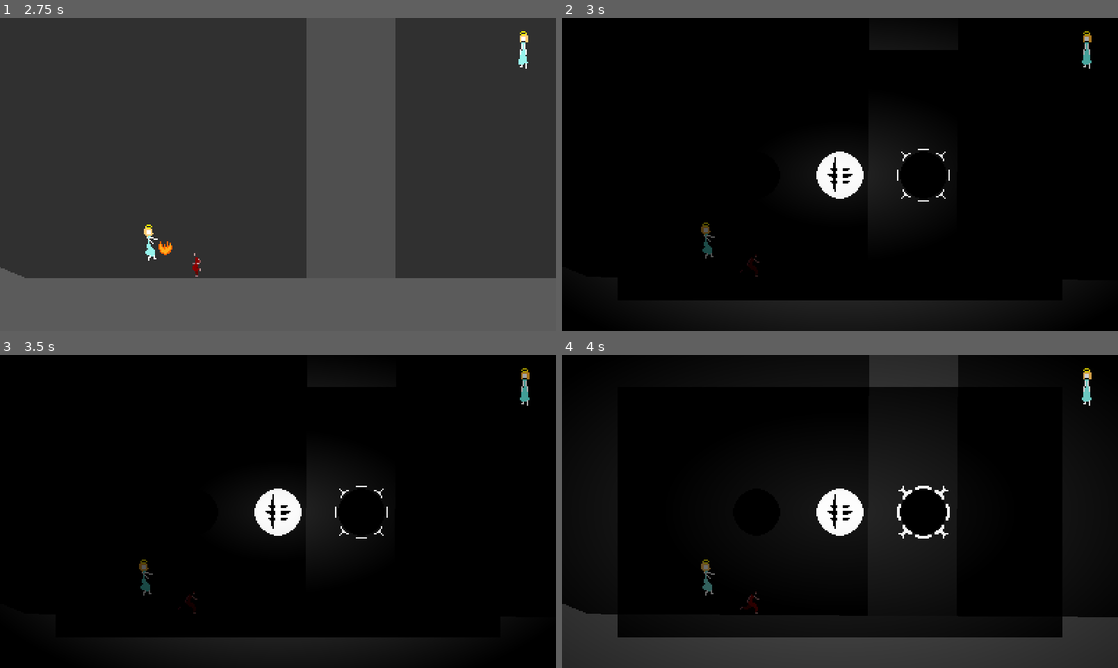
Above: before the commit, frames 1-4 (two rows, left to right).
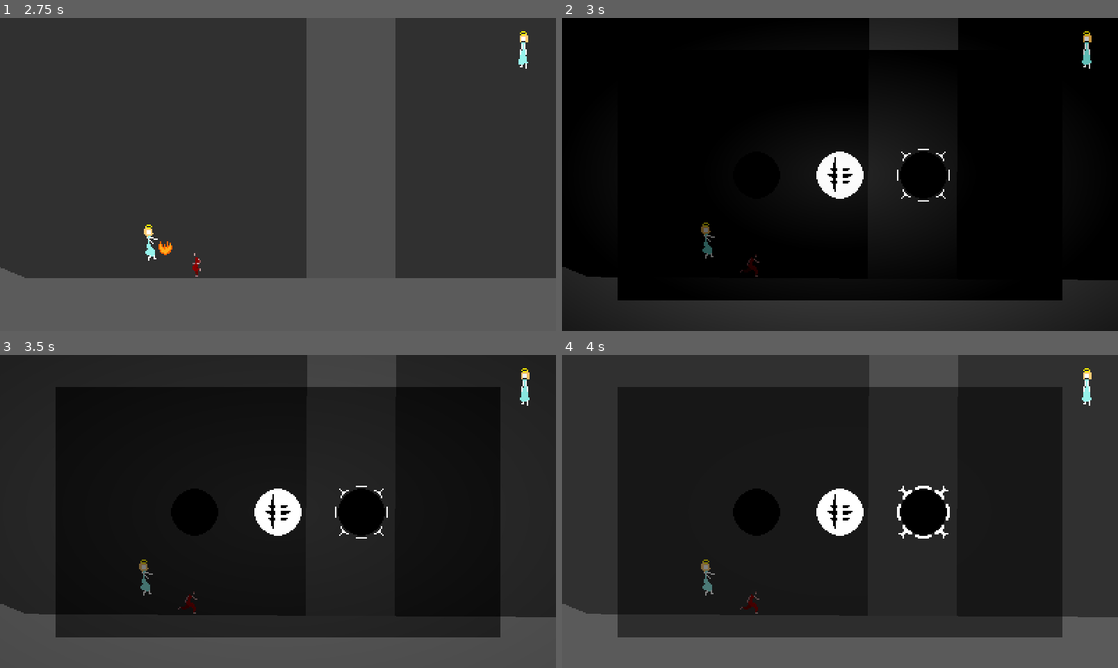
Above: after the commit, the same moments.

Repository: Lilith-In-Starlight/obsidian-glow
Game: Godot game, scene res://Areas/Field/FieldSubway.tscn
Same seed, same stepped clock (60 frames per second), same inputs: the game is played once before the commit and once after it. This scene is started directly instead of the project's main scene.
Inputs:
- Up to frame 1 (2.75 s): tap Enter at 0.5 s; hold Right 0.53-2.03 s; tap Z at 0.6 s; tap Up at 0.77, 1.52 s; tap X at 1.35 s; hold Left from 2.03 s (still down); tap C at 2.1 s
- Up to frame 2 (3 s): keep holding Left; tap I at 2.85 s
- Up to frame 3 (3.5 s): keep holding Left; tap Up at 3.02 s
- Up to frame 4 (4 s): keep holding Left; tap Z at 3.6 s; tap Up at 3.77 s

Frame 1 is identical in both runs. In frame 2, 4.7% of the frame differs, in the area x 0-100%, y 4-100%; in frame 3, 49%, in the area x 0-100%, y 0-100%; in frame 4, 44%.

Commit message:
Implemented a death animation

Diff:
--- a/Autoload/Persistent.gd
+++ b/Autoload/Persistent.gd
@@ -72,6 +72,7 @@
 
 
 func save():
+	loaded_scene = get_tree().current_scene.filename
 	Savefile.set_value("player", "current_scene", get_tree().current_scene.filename)
 	Savefile.set_value("player", "position", player_pos)
 
--- a/HUD/HUD.gd
+++ b/HUD/HUD.gd
@@ -48,17 +48,25 @@
 		new_notch.name = "Notch" + str(i)
 
 func _process(delta):
+	var aa = Attacked.get_material().get_shader_param("rest")
 	attacked_vignette = move_toward(attacked_vignette, 0.0, 0.01)
-	var aa = Attacked.get_material().get_shader_param("rest")
+	if Player.health > 0:
+		if Player.health > 1:
+			attacked_vignette = move_toward(attacked_vignette, 0.0, 0.01)
+		else:
+			attacked_vignette = move_toward(attacked_vignette, 0.5, 0.01)
+		match Persistent.player_cutscene:
+			"leave_l", "leave_r":
+				CutsceneFade.modulate.a = move_toward(CutsceneFade.modulate.a, 1.0, 0.05)
+			"train":
+				CutsceneFade.modulate.a = move_toward(CutsceneFade.modulate.a, 1.0, 0.005)
+			_:
+				CutsceneFade.modulate.a = move_toward(CutsceneFade.modulate.a, 0.0, 0.05)
+	else:
+		attacked_vignette = move_toward(attacked_vignette, 1.0, 0.01)
+		CutsceneFade.modulate.a = move_toward(CutsceneFade.modulate.a, 1.0, 0.005)
+
 	Attacked.get_material().set_shader_param("rest", lerp(aa, attacked_vignette, 0.1))
-	match Persistent.player_cutscene:
-		"leave_l", "leave_r":
-			CutsceneFade.modulate.a = move_toward(CutsceneFade.modulate.a, 1.0, 0.05)
-		"train":
-			CutsceneFade.modulate.a = move_toward(CutsceneFade.modulate.a, 1.0, 0.005)
-		_:
-			CutsceneFade.modulate.a = move_toward(CutsceneFade.modulate.a, 0.0, 0.05)
-
 	match c_menu:
 		MENUS.NONE:
 			Abilities.visible = false
@@ -127,4 +135,4 @@
 
 func health_changed(change):
 	if change < 0:
-		attacked_vignette = 0.7 + 0.2*abs(change)
+		attacked_vignette = 0.5 + 0.2*abs(change)
--- a/Neptune.gd
+++ b/Neptune.gd
@@ -71,6 +71,9 @@
 var trauma := 0.0
 var noise := OpenSimplexNoise.new()
 var time := 0.0
+
+var invulnerable := false
+var IvulnerableTimer := Timer.new()
 
 func _ready():
 	Persistent.WEnv.environment = Persistent.Env
@@ -97,6 +100,10 @@
 	ReAttackTimer.wait_time = 0.08
 	ReAttackTimer.one_shot = true
 	ReAttackTimer.connect("timeout", self, "attack_again")
+	add_child(IvulnerableTimer)
+	IvulnerableTimer.wait_time =  0.2
+	IvulnerableTimer.one_shot = true
+	IvulnerableTimer.connect("timeout", self, "vulnerable_again")
 
 func _process(delta):
 	Cam.rotating = true
@@ -169,200 +176,206 @@
 
 
 func _physics_process(delta):
-	DashParticle.visible = current_state == STATES.DASH
-
-	if current_state != STATES.DASH:
-		DashParticle.animation = "default"
-
-	# The hitbox only matters if the player is attacking
-	Hitbox.monitoring = swording
-	Hitbox.monitorable = swording
-	match sword_dir:
-		"r":
-			Hitbox.rotation = 0
-			$AnimatedSprite.rotation = 0
-			$AnimatedSprite.scale.x = 1
-		"l":
-			Hitbox.rotation = -PI
-			$AnimatedSprite.rotation = 0
-			$AnimatedSprite.scale.x = -1
-		"u":
-			Hitbox.rotation = -PI/2
-			$AnimatedSprite.scale.x = 1
-			$AnimatedSprite.rotation = -PI/2
-		"d":
-			Hitbox.rotation = PI/2
-			$AnimatedSprite.scale.x = 1
-			$AnimatedSprite.rotation = PI/2
-
-	match current_state:
-		STATES.GROUND:
-			current_air_dash = 0
-			# Controls the walking
-			if move_left and not move_right:
-				if walk:
-					speed.x = move_toward(speed.x, -MAX_WALK, WALK_ACCEL * delta*60)
-				else:
-					speed.x = move_toward(speed.x, -MAX_WALK_RUN, WALK_ACCEL * delta*60)
-			elif move_right and not move_left:
-				if walk:
-					speed.x = move_toward(speed.x, MAX_WALK, WALK_ACCEL * delta*60)
-				else:
-					speed.x = move_toward(speed.x, MAX_WALK_RUN, WALK_ACCEL * delta*60)
-			else:
-				speed.x = move_toward(speed.x, 0.0, WALK_ACCEL * delta*60)
-
-			# If the player isn't on the ground, make the state change
-			if not is_on_floor():
-				current_state = STATES.AIR
-			else:
-				speed.y = 60
-				# This makes it so that if the player suddenly walks off
-				# The ground, the falling feels natural
-
-			# Jump
-			if jump_press:
-				speed.y = JUMP_FORCE
-				current_state = STATES.AIR
-
-			# Directions for the sprites
-			if speed.x > 0:
-				direction = "_r"
-			elif speed.x < 0:
-				direction = "_l"
-
-			# Ground Animations
-			if not swording:
-				if abs(speed.x) > 0 and abs(speed.x) < 110:
-					play("walk" + direction)
-				elif abs(speed.x) >= 110:
-					play("run" + direction)
-				else:
-					play("idle" + direction)
-			else:
-				play("attack" + direction)
-
-			# Dashing
-			if dash_press and can_dash and not dash_echo and current_air_dash < air_dashes:
-				current_state = STATES.DASH
-				current_air_dash += 1
-				DashTimer.start()
-
-			# Attacking
-			if attack_press and can_attack and not attack_echo:
-				swording = true
-				can_attack = false
-				AttackTimer.start()
-				$AnimatedSprite.frame = 0
-
-			# Sword dirs
-			if move_up:
-				sword_dir = "u"
-			elif move_left:
-				sword_dir = "l"
-			elif move_right:
-				sword_dir = "r"
-			else:
-				sword_dir = direction.replace("_", "")
-				# If the player isn't pressing any direction key,
-				# they should attack to where they are looking
-		STATES.AIR:
-			# Horizontal movement
-			if move_left and not move_right:
-				if walk:
-					speed.x = move_toward(speed.x, -MAX_AIRSPEED, WALK_ACCEL * 1.1 * delta*60)
-				else:
-					speed.x = move_toward(speed.x, -MAX_AIRSPEED_RUN, WALK_ACCEL * 1.1 * delta*60)
-			elif move_right and not move_left:
-				if walk:
-					speed.x = move_toward(speed.x, MAX_AIRSPEED, WALK_ACCEL * 1.1 * delta*60)
-				else:
-					speed.x = move_toward(speed.x, MAX_AIRSPEED_RUN, WALK_ACCEL * 1.1 * delta*60)
-			else:
-				speed.x = move_toward(speed.x, 0.0, WALK_ACCEL * 0.8 * delta*60)
-
-			# Change to ground state
-			if is_on_floor() and speed.y > -60:
-				current_state = STATES.GROUND
-
-			# Animations
-			if speed.y < 0:
-				play("jump" + direction)
-			else:
-				play("fall" + direction)
-
-			# Falling
-			speed.y += gravity * delta*60
-
-			# Dash
-			if dash_press and can_dash and not dash_echo and current_air_dash < air_dashes:
-				current_air_dash += 1
-				current_state = STATES.DASH
-				DashTimer.start()
-
-			# Attack
-			if attack_press and can_attack and not attack_echo:
-				swording = true
-				can_attack = false
-				AttackTimer.start()
-				$AnimatedSprite.frame = 0
-
-			# Sword dirs
-			if move_up:
-				sword_dir = "u"
-			elif move_down:
-				sword_dir = "d"
-			elif move_left:
-				sword_dir = "l"
-			elif move_right:
-				sword_dir = "r"
-			else:
-				sword_dir = direction.replace("_", "")
-				# If the player isn't pressing any direction key,
-				# they should attack to where they are looking
-
-		STATES.DASH:
-			# If the player is dashing, they can't dash until dash is over
-			can_dash = false
-			# The player dashes to wherever they are looking, unless they
-			# press a key opposite to where they're loking
-			# in that case, they spin
-			if direction == "_l":
-				if move_right or press_opposite:
-					speed.x = move_toward(speed.x, MAX_WALK*3.0, 10 * delta*60)
-					speed.y = move_toward(speed.y, -20, 20 * delta*60)
-					press_opposite = true
-					play("spin_l")
-					attack_play(1)
-				else:
-					speed.x = -MAX_WALK*5.0
-					speed.y = move_toward(speed.y, 0, 20 * delta*60)
-					play("dash_l")
-					attack_play(0)
-			else:
-				if move_left or press_opposite:
-					speed.x = move_toward(speed.x, -MAX_WALK*3.0, 10 * delta*60)
-					speed.y = move_toward(speed.y, -20, 20 * delta*60)
-					press_opposite = true
-					play("spin_r")
-					attack_play(1)
-				else:
-					speed.x = MAX_WALK*5.0
-					speed.y = move_toward(speed.y, 0, 20 * delta*60)
-					play("dash_r")
-					attack_play(0)
-
-	# Limit the speed
-	if speed.length() > MAX_SPEED:
-		speed = speed.normalized()*MAX_SPEED
-
-	# Move the player according to speed and knockback. Must be done separately
-	# because we don't want the actual speed to be influenced by
-	# the knockback speed
-	speed = move_and_slide_with_snap(speed, Vector2.DOWN, Vector2.UP, true)
-	move_and_slide_with_snap(knockback, Vector2.DOWN, Vector2.UP, true)
-	knockback *= 0.5 # Knockback speed is reduced by half every frame
-
+
+	if health > 0:
+		$DeathParticles.emitting = false
+		DashParticle.visible = current_state == STATES.DASH
+
+		if current_state != STATES.DASH:
+			DashParticle.animation = "default"
+
+		# The hitbox only matters if the player is attacking
+		Hitbox.monitoring = swording
+		Hitbox.monitorable = swording
+		match sword_dir:
+			"r":
+				Hitbox.rotation = 0
+				$AnimatedSprite.rotation = 0
+				$AnimatedSprite.scale.x = 1
+			"l":
+				Hitbox.rotation = -PI
+				$AnimatedSprite.rotation = 0
+				$AnimatedSprite.scale.x = -1
+			"u":
+				Hitbox.rotation = -PI/2
+				$AnimatedSprite.scale.x = 1
+				$AnimatedSprite.rotation = -PI/2
+			"d":
+				Hitbox.rotation = PI/2
+				$AnimatedSprite.scale.x = 1
+				$AnimatedSprite.rotation = PI/2
+
+		match current_state:
+			STATES.GROUND:
+				current_air_dash = 0
+				# Controls the walking
+				if move_left and not move_right:
+					if walk:
+						speed.x = move_toward(speed.x, -MAX_WALK, WALK_ACCEL * delta*60)
+					else:
+						speed.x = move_toward(speed.x, -MAX_WALK_RUN, WALK_ACCEL * delta*60)
+				elif move_right and not move_left:
+					if walk:
+						speed.x = move_toward(speed.x, MAX_WALK, WALK_ACCEL * delta*60)
+					else:
+						speed.x = move_toward(speed.x, MAX_WALK_RUN, WALK_ACCEL * delta*60)
+				else:
+					speed.x = move_toward(speed.x, 0.0, WALK_ACCEL * delta*60)
+
+				# If the player isn't on the ground, make the state change
+				if not is_on_floor():
+					current_state = STATES.AIR
+				else:
+					speed.y = 60
+					# This makes it so that if the player suddenly walks off
+					# The ground, the falling feels natural
+
+				# Jump
+				if jump_press:
+					speed.y = JUMP_FORCE
+					current_state = STATES.AIR
+
+				# Directions for the sprites
+				if speed.x > 0:
+					direction = "_r"
+				elif speed.x < 0:
+					direction = "_l"
+
+				# Ground Animations
+				if not swording:
+					if abs(speed.x) > 0 and abs(speed.x) < 110:
+						play("walk" + direction)
+					elif abs(speed.x) >= 110:
+						play("run" + direction)
+					else:
+						play("idle" + direction)
+				else:
+					play("attack" + direction)
+
+				# Dashing
+				if dash_press and can_dash and not dash_echo and current_air_dash < air_dashes:
+					current_state = STATES.DASH
+					current_air_dash += 1
+					DashTimer.start()
+
+				# Attacking
+				if attack_press and can_attack and not attack_echo:
+					swording = true
+					can_attack = false
+					AttackTimer.start()
+					$AnimatedSprite.frame = 0
+
+				# Sword dirs
+				if move_up:
+					sword_dir = "u"
+				elif move_left:
+					sword_dir = "l"
+				elif move_right:
+					sword_dir = "r"
+				else:
+					sword_dir = direction.replace("_", "")
+					# If the player isn't pressing any direction key,
+					# they should attack to where they are looking
+			STATES.AIR:
+				# Horizontal movement
+				if move_left and not move_right:
+					if walk:
+						speed.x = move_toward(speed.x, -MAX_AIRSPEED, WALK_ACCEL * 1.1 * delta*60)
+					else:
+						speed.x = move_toward(speed.x, -MAX_AIRSPEED_RUN, WALK_ACCEL * 1.1 * delta*60)
+				elif move_right and not move_left:
+					if walk:
+						speed.x = move_toward(speed.x, MAX_AIRSPEED, WALK_ACCEL * 1.1 * delta*60)
+					else:
+						speed.x = move_toward(speed.x, MAX_AIRSPEED_RUN, WALK_ACCEL * 1.1 * delta*60)
+				else:
+					speed.x = move_toward(speed.x, 0.0, WALK_ACCEL * 0.8 * delta*60)
+
+				# Change to ground state
+				if is_on_floor() and speed.y > -60:
+					current_state = STATES.GROUND
+
+				# Animations
+				if speed.y < 0:
+					play("jump" + direction)
+				else:
+					play("fall" + direction)
+
+				# Falling
+				speed.y += gravity * delta*60
+
+				# Dash
+				if dash_press and can_dash and not dash_echo and current_air_dash < air_dashes:
+					current_air_dash += 1
+					current_state = STATES.DASH
+					DashTimer.start()
+
+				# Attack
+				if attack_press and can_attack and not attack_echo:
+					swording = true
+					can_attack = false
+					AttackTimer.start()
+					$AnimatedSprite.frame = 0
+
+				# Sword dirs
+				if move_up:
+					sword_dir = "u"
+				elif move_down:
+					sword_dir = "d"
+				elif move_left:
+					sword_dir = "l"
+				elif move_right:
+					sword_dir = "r"
+				else:
+					sword_dir = direction.replace("_", "")
+					# If the player isn't pressing any direction key,
+					# they should attack to where they are looking
+
+			STATES.DASH:
+				# If the player is dashing, they can't dash until dash is over
+				can_dash = false
+				# The player dashes to wherever they are looking, unless they
+				# press a key opposite to where they're loking
+				# in that case, they spin
+				if direction == "_l":
+					if move_right or press_opposite:
+						speed.x = move_toward(speed.x, MAX_WALK*3.0, 10 * delta*60)
+						speed.y = move_toward(speed.y, -20, 20 * delta*60)
+						press_opposite = true
+						play("spin_l")
+						attack_play(1)
+					else:
+						speed.x = -MAX_WALK*5.0
+						speed.y = move_toward(speed.y, 0, 20 * delta*60)
+						play("dash_l")
+						attack_play(0)
+				else:
+					if move_left or press_opposite:
+						speed.x = move_toward(speed.x, -MAX_WALK*3.0, 10 * delta*60)
+						speed.y = move_toward(speed.y, -20, 20 * delta*60)
+						press_opposite = true
+						play("spin_r")
+						attack_play(1)
+					else:
+						speed.x = MAX_WALK*5.0
+						speed.y = move_toward(speed.y, 0, 20 * delta*60)
+						play("dash_r")
+						attack_play(0)
+
+		# Limit the speed
+		if speed.length() > MAX_SPEED:
+			speed = speed.normalized()*MAX_SPEED
+
+		# Move the player according to speed and knockback. Must be done separately
+		# because we don't want the actual speed to be influenced by
+		# the knockback speed
+		speed = move_and_slide_with_snap(speed, Vector2.DOWN, Vector2.UP, true)
+		move_and_slide_with_snap(knockback, Vector2.DOWN, Vector2.UP, true)
+		knockback *= 0.5 # Knockback speed is reduced by half every frame
+	else:
+		play("death")
+		Persistent.entered_from = Persistent.loaded_scene.replace("res://Areas/", "").replace(".tscn", "")
+		Persistent.next_scene = load(Persistent.loaded_scene)
 	# Used to check whether the player is holding these keys
 	dash_echo = dash_press
 	attack_echo = attack_press
@@ -419,6 +432,10 @@
 		ReDashTimer.start()
 	if Animations.animation == "enter_door":
 		emit_signal("door_entered")
+	if Animations.animation == "death":
+		$DeathParticles.emitting = false
+		Persistent.SChangeTimer.start()
+		Persistent.first_load =  true
 
 # When the player is commanded to enter a door
 func enter_door(x):
@@ -435,15 +452,26 @@
 
 # When the player is attacked
 func attacked(d, p, s):
-	speed = (position-p).normalized()*200 + s*0.5
-	health -= d
-	emit_signal("health_change", -d)
-	Engine.time_scale = 0.05
-	shake = 0.3 * d
+	if not invulnerable:
+		speed = (position-p).normalized()*200 + s*0.5
+		health -= d
+		emit_signal("health_change", -d)
+		Engine.time_scale = 0.05
+		shake = 0.3 * d
+		invulnerable = true
+		IvulnerableTimer.start()
+		$DeathParticles.emitting = true
 
 func env_hurt():
-	position = last_safe_pos
-	health -= 1
-	emit_signal("health_change", -1)
-	Engine.time_scale = 0.05
-	shake = 0.3
+	if not invulnerable:
+		position = last_safe_pos
+		health -= 1
+		emit_signal("health_change", -1)
+		Engine.time_scale = 0.05
+		shake = 0.3
+		invulnerable = true
+		IvulnerableTimer.start()
+		$DeathParticles.emitting = true
+
+func vulnerable_again():
+	invulnerable = false
--- a/Neptune.tscn
+++ b/Neptune.tscn
@@ -13,6 +13,8 @@
 [ext_resource path="res://Sprites/Neptune/RunR.png" type="Texture" id=11]
 [ext_resource path="res://Sprites/Neptune/RunL.png" type="Texture" id=12]
 [ext_resource path="res://Sprites/Neptune/SubwayClose.png" type="Texture" id=13]
+[ext_resource path="res://Sprites/Neptune/Die.png" type="Texture" id=14]
+[ext_resource path="res://Sprites/Particles/TimeShade.png" type="Texture" id=15]
 
 [sub_resource type="RectangleShape2D" id=1]
 extents = Vector2( 4, 9 )
@@ -429,6 +431,86 @@
 atlas = ExtResource( 2 )
 region = Rect2( 56, 20, 7, 20 )
 
+[sub_resource type="AtlasTexture" id=136]
+atlas = ExtResource( 14 )
+region = Rect2( 0, 0, 25, 29 )
+
+[sub_resource type="AtlasTexture" id=137]
+atlas = ExtResource( 14 )
+region = Rect2( 25, 0, 25, 29 )
+
+[sub_resource type="AtlasTexture" id=138]
+atlas = ExtResource( 14 )
+region = Rect2( 50, 0, 25, 29 )
+
+[sub_resource type="AtlasTexture" id=139]
+atlas = ExtResource( 14 )
+region = Rect2( 75, 0, 25, 29 )
+
+[sub_resource type="AtlasTexture" id=140]
+atlas = ExtResource( 14 )
+region = Rect2( 100, 0, 25, 29 )
+
+[sub_resource type="AtlasTexture" id=141]
+atlas = ExtResource( 14 )
+region = Rect2( 125, 0, 25, 29 )
+
+[sub_resource type="AtlasTexture" id=142]
+atlas = ExtResource( 14 )
+region = Rect2( 150, 0, 25, 29 )
+
+[sub_resource type="AtlasTexture" id=143]
+atlas = ExtResource( 14 )
+region = Rect2( 175, 0, 25, 29 )
+
+[sub_resource type="AtlasTexture" id=144]
+atlas = ExtResource( 14 )
+region = Rect2( 200, 0, 25, 29 )
+
+[sub_resource type="AtlasTexture" id=145]
+atlas = ExtResource( 14 )
+region = Rect2( 225, 0, 25, 29 )
+
+[sub_resource type="AtlasTexture" id=146]
+atlas = ExtResource( 14 )
+region = Rect2( 250, 0, 25, 29 )
+
+[sub_resource type="AtlasTexture" id=147]
+atlas = ExtResource( 14 )
+region = Rect2( 275, 0, 25, 29 )
+
+[sub_resource type="AtlasTexture" id=148]
+atlas = ExtResource( 14 )
+region = Rect2( 300, 0, 25, 29 )
+
+[sub_resource type="AtlasTexture" id=149]
+atlas = ExtResource( 14 )
+region = Rect2( 325, 0, 25, 29 )
+
+[sub_resource type="AtlasTexture" id=150]
+atlas = ExtResource( 14 )
+region = Rect2( 350, 0, 25, 29 )
+
+[sub_resource type="AtlasTexture" id=151]
+atlas = ExtResource( 14 )
+region = Rect2( 375, 0, 25, 29 )
+
+[sub_resource type="AtlasTexture" id=152]
+atlas = ExtResource( 14 )
+region = Rect2( 375, 0, 25, 29 )
+
+[sub_resource type="AtlasTexture" id=153]
+atlas = ExtResource( 14 )
+region = Rect2( 400, 0, 25, 29 )
+
+[sub_resource type="AtlasTexture" id=154]
+atlas = ExtResource( 14 )
+region = Rect2( 425, 0, 25, 29 )
+
+[sub_resource type="AtlasTexture" id=155]
+atlas = ExtResource( 14 )
+region = Rect2( 450, 0, 25, 29 )
+
 [sub_resource type="SpriteFrames" id=105]
 animations = [ {
 "frames": [ SubResource( 2 ), SubResource( 3 ), SubResource( 4 ), SubResource( 5 ), SubResource( 6 ), SubResource( 7 ), SubResource( 8 ), SubResource( 9 ), SubResource( 10 ), SubResource( 11 ), SubResource( 12 ), SubResource( 13 ) ],
@@ -535,6 +617,11 @@
 "loop": true,
 "name": "walk_r",
 "speed": 10.0
+}, {
+"frames": [ SubResource( 136 ), SubResource( 137 ), SubResource( 138 ), SubResource( 139 ), SubResource( 140 ), SubResource( 141 ), SubResource( 142 ), SubResource( 143 ), SubResource( 144 ), SubResource( 145 ), SubResource( 146 ), SubResource( 147 ), SubResource( 148 ), SubResource( 149 ), SubResource( 150 ), SubResource( 151 ), SubResource( 152 ), SubResource( 153 ), SubResource( 154 ), SubResource( 155 ) ],
+"loop": false,
+"name": "death",
+"speed": 8.0
 } ]
 
 [sub_resource type="AtlasTexture" id=106]
@@ -686,7 +773,8 @@
 
 [node name="Animations" type="AnimatedSprite" parent="."]
 frames = SubResource( 105 )
-animation = "close_train"
+animation = "death"
+frame = 10
 
 [node name="DashParticle" type="AnimatedSprite" parent="."]
 visible = false
@@ -708,5 +796,17 @@
 playing = true
 offset = Vector2( 14, 0 )
 
+[node name="DeathParticles" type="CPUParticles2D" parent="."]
+emitting = false
+amount = 16
+speed_scale = 2.0
+randomness = 0.5
+texture = ExtResource( 15 )
+emission_shape = 1
+emission_sphere_radius = 2.0
+gravity = Vector2( 0, 0 )
+orbit_velocity_random = 1.0
+radial_accel = 100.0
+
 [connection signal="animation_finished" from="Animations" to="." method="_on_animation_finished"]
 [connection signal="body_entered" from="Hitbox" to="." method="_on_body_attacked"]
Not shown: 1 places in Neptune.tscn that only renumber resources
Binary file added: Sprites/Neptune/Die.png
Not shown, added: Sprites/Neptune/Die.png.import
Binary file added: Sprites/Particles/TimeShade.png
Not shown, added: Sprites/Particles/TimeShade.png.import
